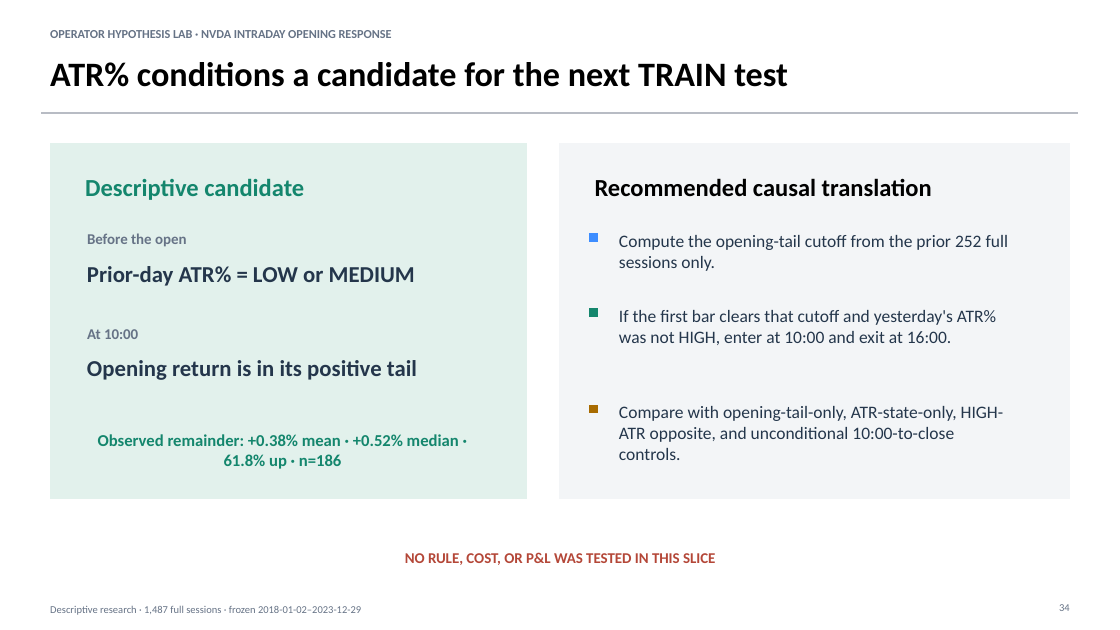
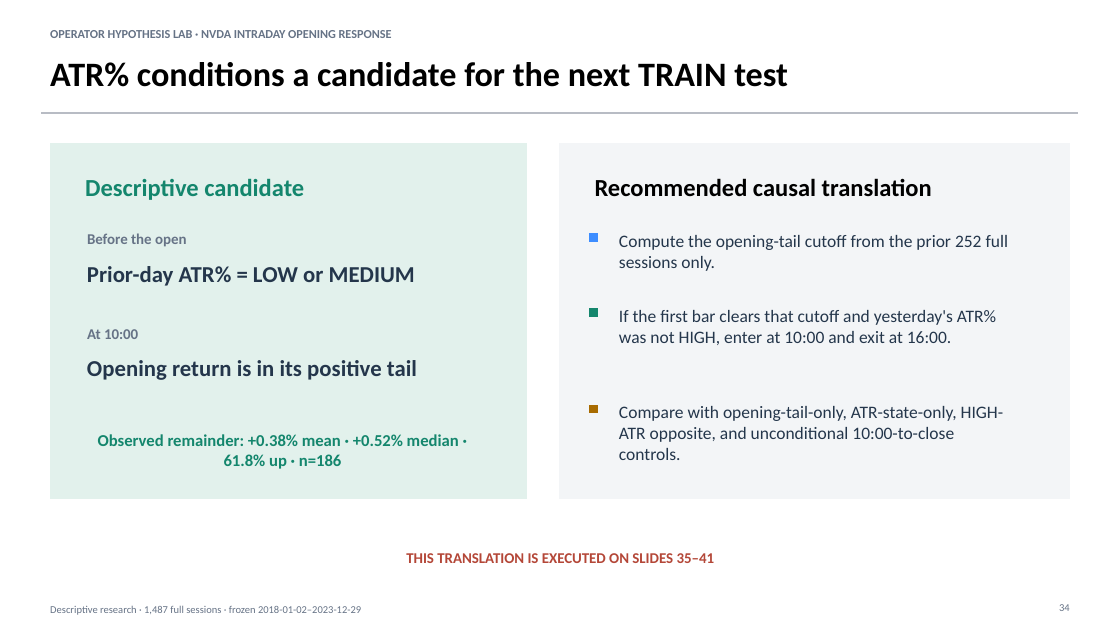
Before and after one commit to Francisc0Franc0/Time-Series-Modeling-Gen5, a slide deck: slide 34 of operator_hypothesis_lab/presentations/nvda_microscope_evidence.pptx. Drawn at 1120x630 pixels with LibreOffice and Linux fonts; fonts in the diff are those of the drawing. Boxes give left, top, right and bottom in pixels: in the first picture for what was removed or moved away, otherwise in the second. Text is boxed around its words. In the diff, an @@ line names an element or a change of style, - is before the commit and + after.

Commit message:
Test NVDA causal intraday opening rule

```diff
--- a/operator_hypothesis_lab/presentations/nvda_microscope_evidence.pptx
+++ b/operator_hypothesis_lab/presentations/nvda_microscope_evidence.pptx
@@ text at [406, 553, 715, 563]: text changed @@
-NO RULE, COST, OR P&L WAS TESTED IN THIS SLICE
+THIS TRANSLATION IS EXECUTED ON SLIDES 35–41
```
Also in this commit, not shown: 1 other slide changed, 7 slides added, 6 other files.
